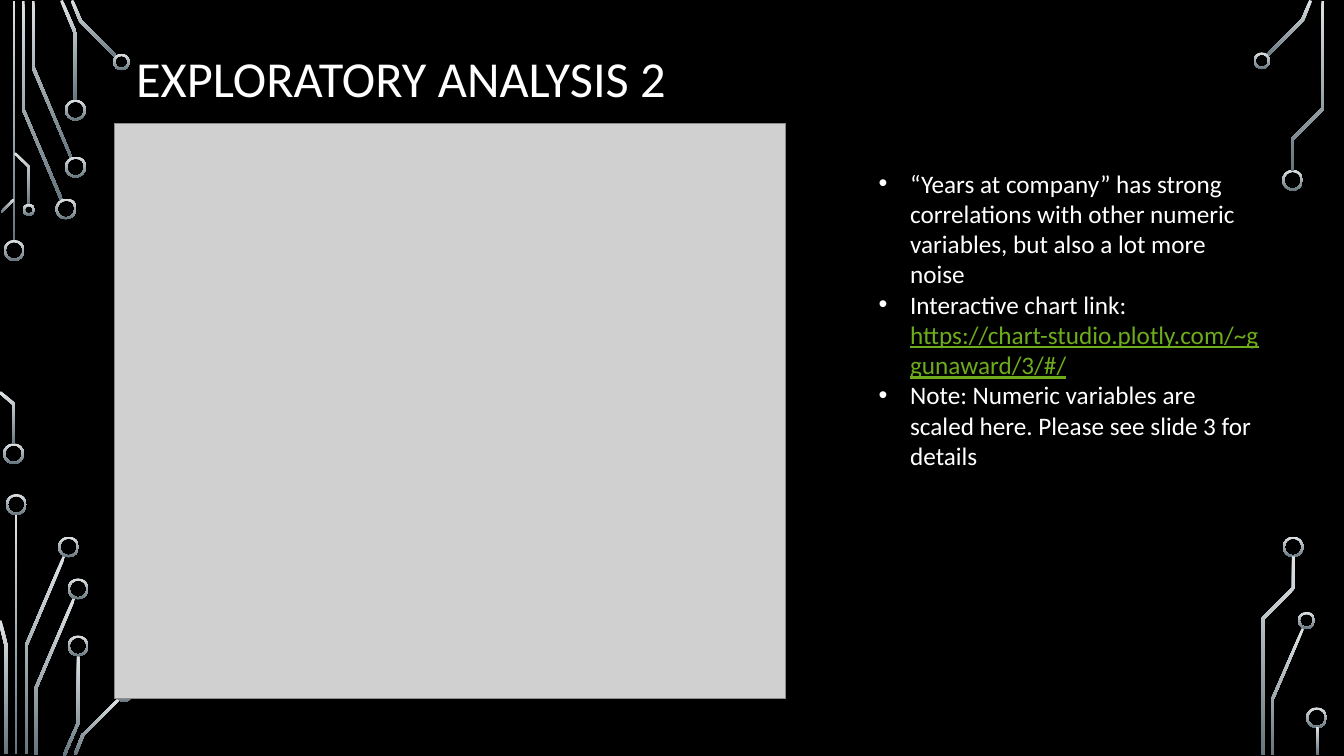
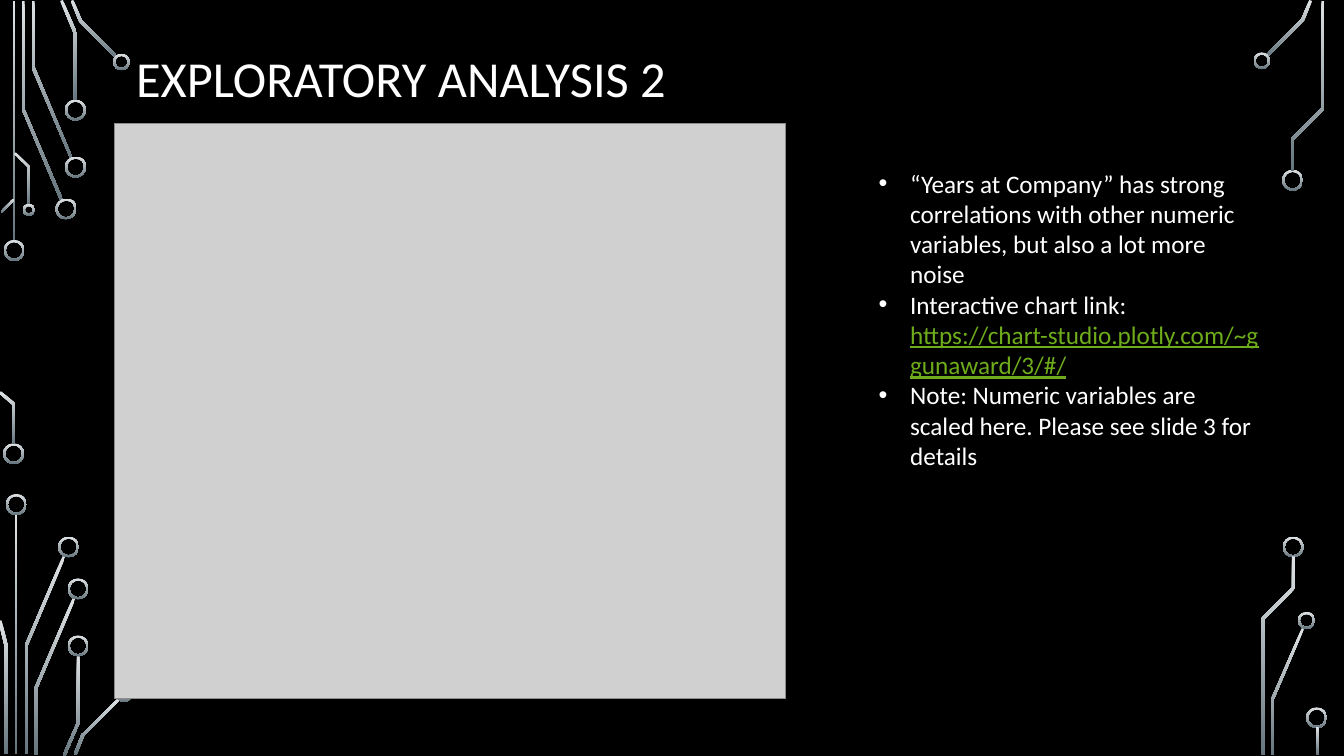
Before and after one commit to ggunaward/Misc, a slide deck: slide 5 of Vegas_dot_com assessment Powerpoint.pptx. Drawn at 1344x756 pixels with LibreOffice and Linux fonts; fonts in the diff are those of the drawing; grey boxes stand for pictures; background and template pictures are left out. Boxes give left, top, right and bottom in pixels: in the first picture for what was removed or moved away, otherwise in the second. Text is boxed around its words. In the diff, an @@ line names an element or a change of style, - is before the commit and + after.

Commit message:
Text and link updates to powerpoint.

```diff
--- a/Vegas_dot_com assessment Powerpoint.pptx
+++ b/Vegas_dot_com assessment Powerpoint.pptx
@@ text at (910, 175, 1234, 283): text changed @@
-• “Years at company” has strong correlations with other numeric variables, but also a lot more noise
+• “Years at Company” has strong correlations with other numeric variables, but also a lot more noise
```
Also in this commit, not shown: 5 other slides changed.
